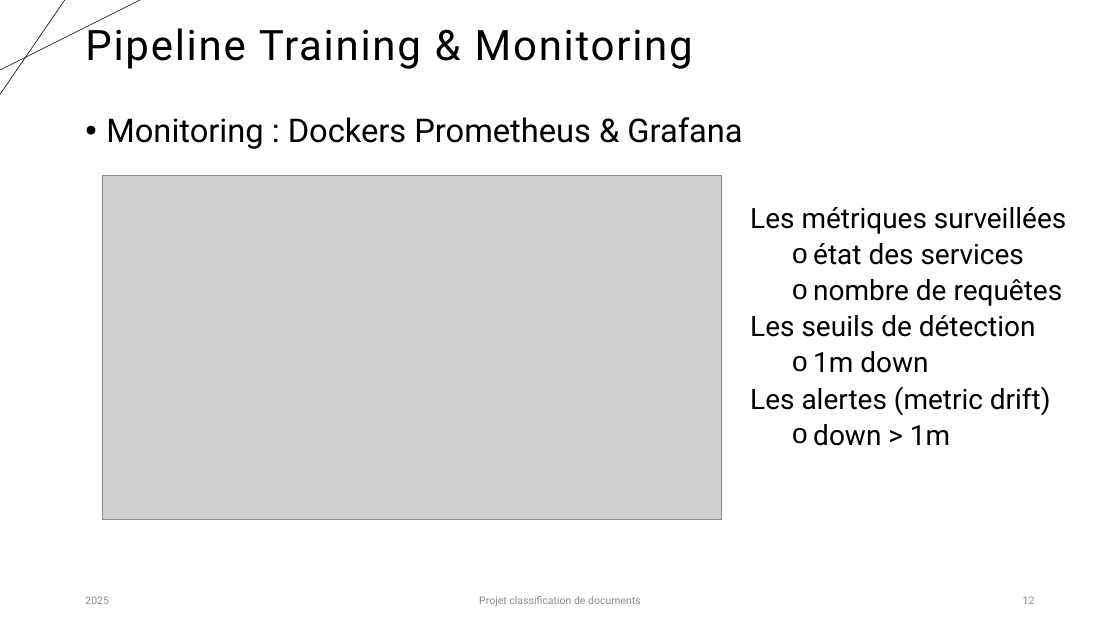
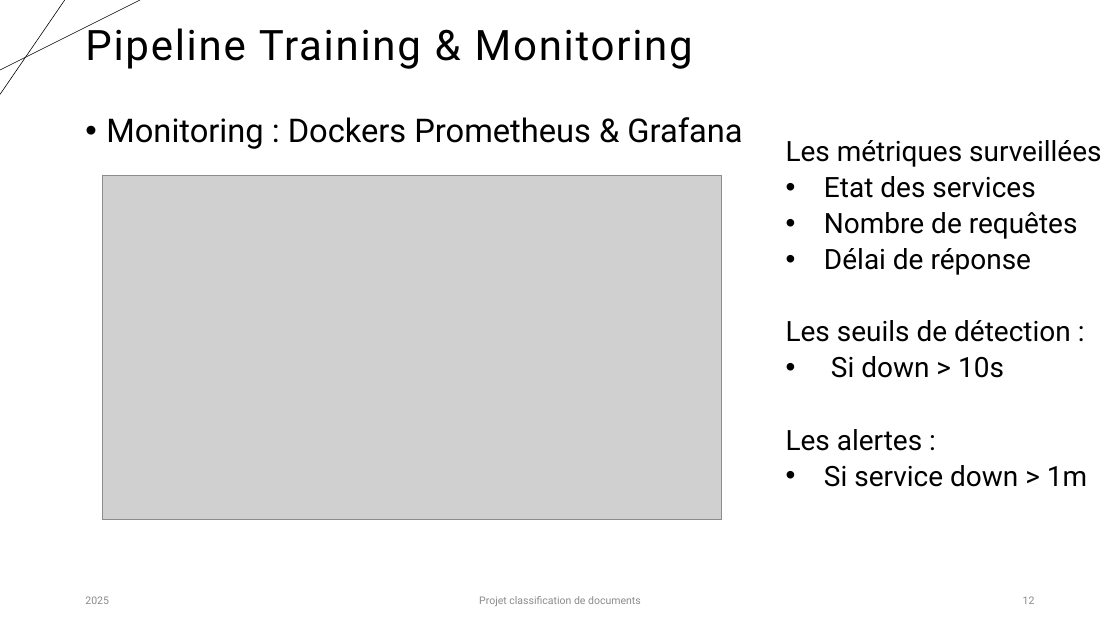
Before and after one commit to karned-formation/SEP24-MLOPS-SAKE, a slide deck: slide 12 of report/Projet_classification_MLOps_SAKE.pptx. Drawn at 1120x630 pixels with LibreOffice and Linux fonts; fonts in the diff are those of the drawing; grey boxes stand for pictures. Boxes give left, top, right and bottom in pixels: in the first picture for what was removed or moved away, otherwise in the second. Text is boxed around its words. In the diff, an @@ line names an element or a change of style, - is before the commit and + after.

```diff
--- a/report/Projet_classification_MLOps_SAKE.pptx
+++ b/report/Projet_classification_MLOps_SAKE.pptx
@@ text "Les métriques surveillées": place and size @@
-text "Les métriques surveillées" at bbox=[750, 207, 1066, 446]
+text "Les métriques surveillées" at bbox=[786, 140, 1101, 487]
@@ text at bbox=[786, 176, 1087, 487]: text changed @@
-  o état des services
-  o nombre de requêtes
-Les seuils de détection
-  o 1m down
-Les alertes (metric drift)
-  o down > 1m
+• Etat des services
+• Nombre de requêtes
+• Délai de réponse
+Les seuils de détection :
+• Si down > 10s
+Les alertes :
+• Si service down > 1m
```
Also in this commit, not shown: 2 other slides changed.
